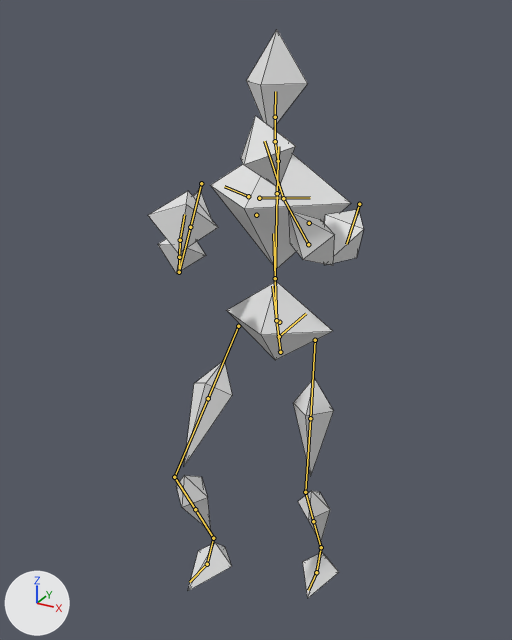
The FBX model Assets/Models/Character/dummy block out.fbx as it was, and as the next commit left it.
Rendered twice from a camera (50 mm lens) standing at (0.832, -1.62, 1.749) and looking at (-0.019, -0.073, 0.975). Every picture has the same lights, and +X, +Y and +Z are marked at lower left. The first picture is the older version. Both versions are drawn at frame 14 of the action 'rig|WalkBackwards'; the numbers are the values there. The bones that change, and the others that lie on the model, are drawn over the model as lines. Mesh edges are drawn as thin lines.

Names of what the first picture shows: 'Block out'.
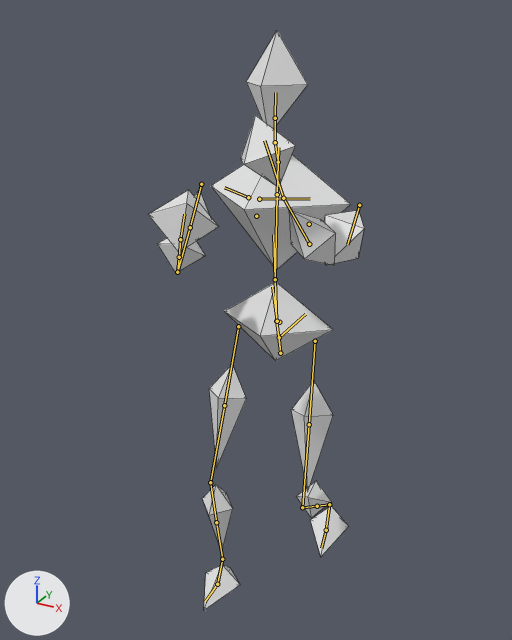
The change, as JSON lines over the scene's bpy script:
```json
{"block": "bone_def_thigh_l", "where": "bone_def_thigh_l = bpy.data.objects['rig'].pose.bones['DEF-thigh.L']  # child of 'ORG-spine'"}
{"op": "set", "path": "bone_def_thigh_l.rotation_quaternion", "old": "(0.999, -0.03, 0.0, -0.01)", "new": "(0.985, -0.165, 0.0, -0.05)", "note": "degrees (-3, 0, -1) -> degrees (-19, -1, -6)"}
{"op": "set", "path": "bone_def_thigh_l.scale", "old": "(1.01, 0.99, 1.01)", "new": "(1.01, 0.97, 1.01)"}
{"block": "bone_def_thigh_l_001", "where": "bone_def_thigh_l_001 = bpy.data.objects['rig'].pose.bones['DEF-thigh.L.001']  # child of 'DEF-thigh.L'"}
{"op": "set", "path": "bone_def_thigh_l_001.rotation_quaternion", "old": "(1.0, 0.0, 0.001, 0.0)", "new": "(1.0, 0.0, -0.017, 0.0)", "note": "degrees (0, 0, 0) -> degrees (0, -2, 0)"}
{"block": "bone_def_shin_l", "where": "bone_def_shin_l = bpy.data.objects['rig'].pose.bones['DEF-shin.L']  # child of 'DEF-thigh.L.001'"}
{"op": "set", "path": "bone_def_shin_l.rotation_quaternion", "old": "(0.98, 0.201, 0.001, 0.0)", "new": "(0.822, 0.57, -0.015, 0.015)", "note": "degrees (23, 0, 0) -> degrees (69, -2, 0)"}
{"op": "set", "path": "bone_def_shin_l.scale", "old": "(1.0, 0.99, 1.01)", "new": "(1.0, 0.95, 1.05)"}
{"block": "bone_def_foot_l", "where": "bone_def_foot_l = bpy.data.objects['rig'].pose.bones['DEF-foot.L']  # child of 'DEF-shin.L.001'"}
{"op": "set", "path": "bone_def_foot_l.rotation_quaternion", "old": "(0.985, -0.171, -0.01, 0.011)", "new": "(0.905, -0.421, -0.025, 0.046)", "note": "degrees (-20, -1, 1) -> degrees (-50, 0, 6)"}
{"op": "set", "path": "bone_def_foot_l.scale", "old": "(0.99, 1.0, 1.01)", "new": "(0.98, 0.98, 1.04)"}
{"block": "bone_def_thigh_r", "where": "bone_def_thigh_r = bpy.data.objects['rig'].pose.bones['DEF-thigh.R']  # child of 'ORG-spine'"}
{"op": "set", "path": "bone_def_thigh_r.rotation_quaternion", "old": "(0.929, -0.369, 0.0, 0.035)", "new": "(0.989, -0.145, 0.0, 0.017)", "note": "degrees (-43, 1, 4) -> degrees (-17, 0, 2)"}
{"op": "set", "path": "bone_def_thigh_r.scale", "old": "(1.01, 0.97, 1.01)", "new": "(1.01, 0.99, 1.01)"}
{"block": "bone_def_thigh_r_001", "where": "bone_def_thigh_r_001 = bpy.data.objects['rig'].pose.bones['DEF-thigh.R.001']  # child of 'DEF-thigh.R'"}
{"op": "set", "path": "bone_def_thigh_r_001.rotation_quaternion", "old": "(1.0, 0.0, 0.03, 0.0)", "new": "(1.0, 0.0, 0.006, 0.0)", "note": "degrees (0, 3, 0) -> degrees (0, 1, 0)"}
{"block": "bone_def_shin_r", "where": "bone_def_shin_r = bpy.data.objects['rig'].pose.bones['DEF-shin.R']  # child of 'DEF-thigh.R.001'"}
{"op": "set", "path": "bone_def_shin_r.rotation_quaternion", "old": "(0.845, 0.533, 0.028, -0.024)", "new": "(0.979, 0.204, 0.005, -0.002)", "note": "degrees (64, 4, -1) -> degrees (24, 1, 0)"}
{"op": "set", "path": "bone_def_shin_r.scale", "old": "(1.0, 0.95, 1.05)", "new": "(1.0, 0.99, 1.01)"}
{"block": "bone_def_foot_r", "where": "bone_def_foot_r = bpy.data.objects['rig'].pose.bones['DEF-foot.R']  # child of 'DEF-shin.R.001'"}
{"op": "set", "path": "bone_def_foot_r.rotation_quaternion", "old": "(0.983, -0.183, 0.004, 0.016)", "new": "(0.998, -0.06, -0.002, -0.013)", "note": "degrees (-21, 1, 2) -> degrees (-7, 0, -1)"}
{"op": "set", "path": "bone_def_foot_r.scale", "old": "(0.98, 1.0, 1.02)", "new": "(0.99, 1.01, 1.0)"}
{"block": "bone_def_upper_arm_l", "where": "bone_def_upper_arm_l = bpy.data.objects['rig'].pose.bones['DEF-upper_arm.L']  # child of 'ORG-shoulder.L'"}
{"op": "set", "path": "bone_def_upper_arm_l.rotation_quaternion", "old": "(0.782, 0.573, 0.0, -0.243)", "new": "(0.785, 0.578, 0.0, -0.223)", "note": "degrees (69, 16, -23) -> degrees (70, 15, -21)"}
```

Where the change shows, as pixel boxes [x1, y1, x2, y2] in the pictures (512 x 640 px):
```json
{"object": "Block out", "change": "posed", "before": [148, 30, 364, 598], "after": [148, 31, 364, 610]}
{"bone": "DEF-thigh.L", "before": "(315, 340) to (310, 418)", "after": "(315, 341) to (309, 424)"}
{"bone": "DEF-thigh.L.001", "before": "(310, 418) to (305, 492)", "after": "(309, 424) to (302, 507)"}
{"bone": "DEF-shin.L", "before": "(305, 492) to (313, 521)", "after": "(302, 507) to (317, 506)"}
{"bone": "DEF-foot.L", "before": "(321, 547) to (316, 572)", "after": "(329, 504) to (326, 530)"}
{"bone": "DEF-thigh.R", "before": "(238, 326) to (208, 398)", "after": "(238, 326) to (224, 405)"}
{"bone": "DEF-thigh.R.001", "before": "(208, 398) to (174, 477)", "after": "(224, 405) to (210, 482)"}
{"bone": "DEF-shin.R", "before": "(174, 477) to (195, 509)", "after": "(210, 482) to (216, 522)"}
{"bone": "DEF-foot.R", "before": "(213, 538) to (207, 564)", "after": "(222, 559) to (217, 584)"}
{"bone": "DEF-upper_arm.L", "before": "(359, 204) to (346, 244)", "after": "(359, 205) to (347, 244)"}
```
